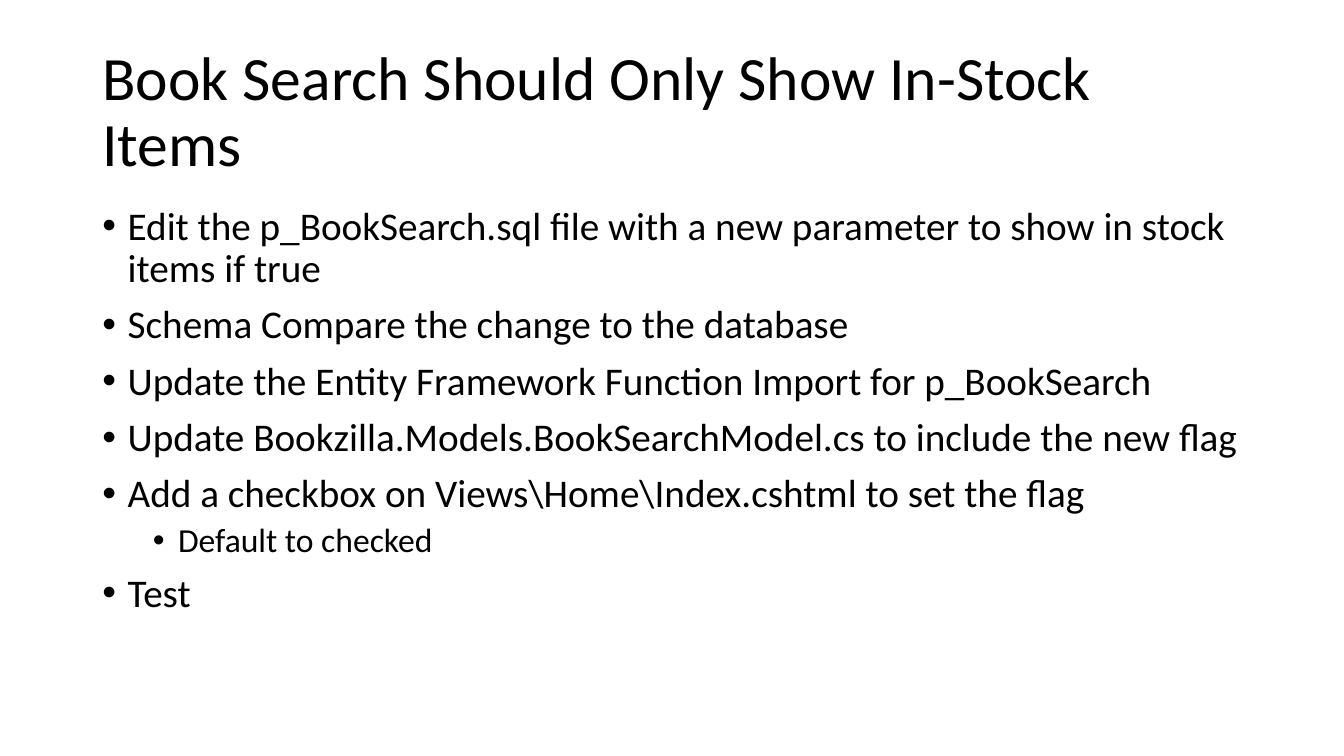
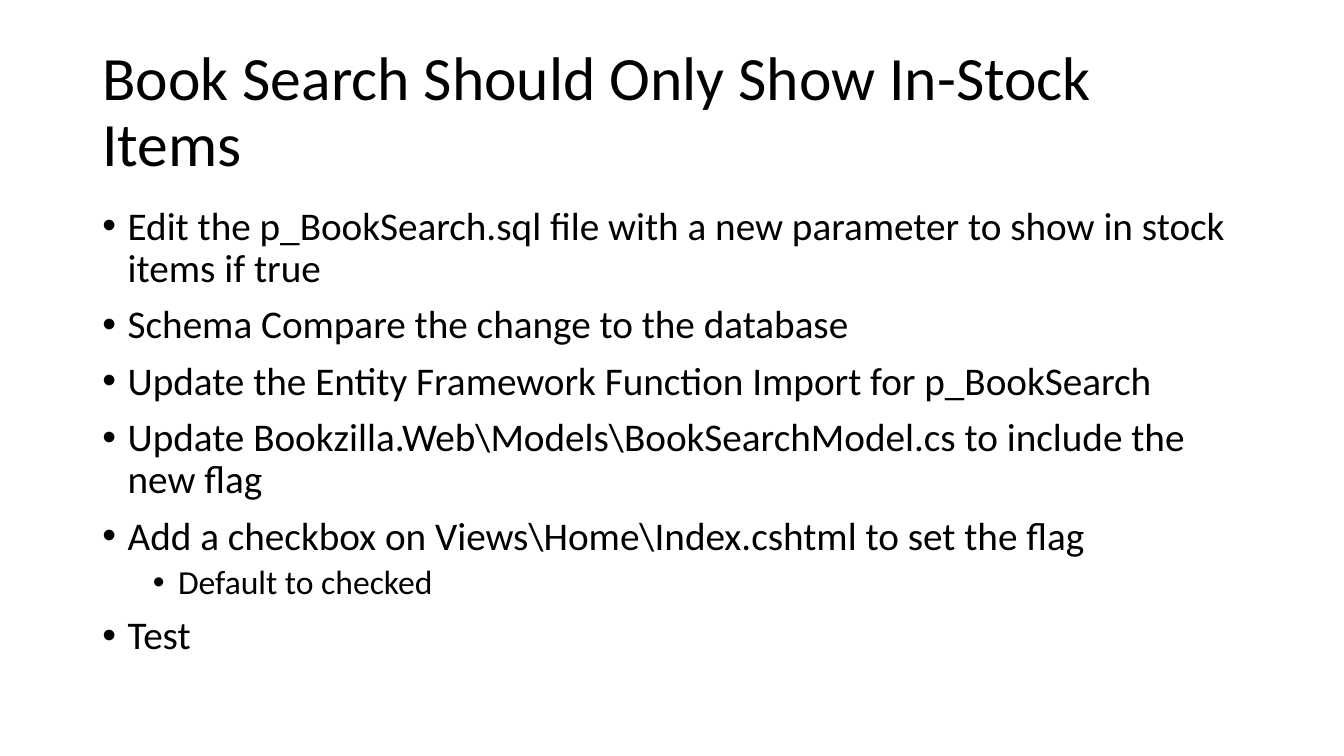
Before and after one commit to ShadowedMists/Bookzilla, a slide deck: slide 13 of UWG - Code and Load - 20181127.pptx. Drawn at 1344x756 pixels with LibreOffice and Linux fonts; fonts in the diff are those of the drawing. Boxes give left, top, right and bottom in pixels: in the first picture for what was removed or moved away, otherwise in the second. Text is boxed around its words. In the diff, an @@ line names an element or a change of style, - is before the commit and + after.

```diff
--- a/UWG - Code and Load - 20181127.pptx
+++ b/UWG - Code and Load - 20181127.pptx
@@ text at (128, 423, 1184, 500): text changed @@
-• Update Bookzilla.Models.BookSearchModel.cs to include the new flag
+• Update Bookzilla.Web\Models\BookSearchModel.cs to include the new flag
```
Also in this commit, not shown: 2 other slides changed, 1 slide added.
